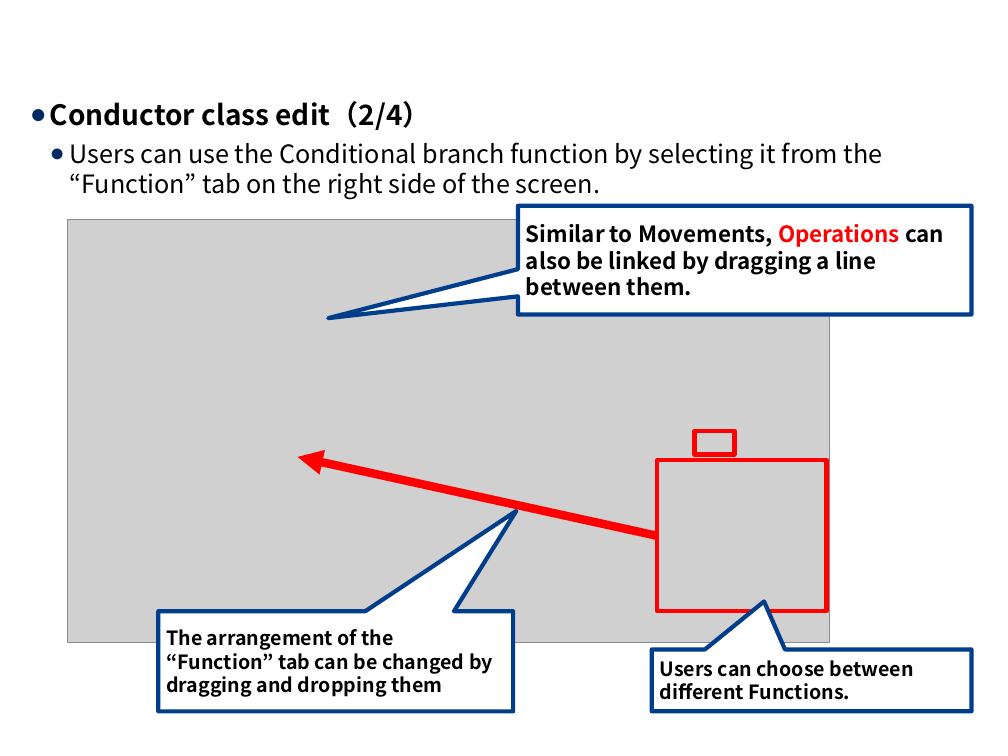
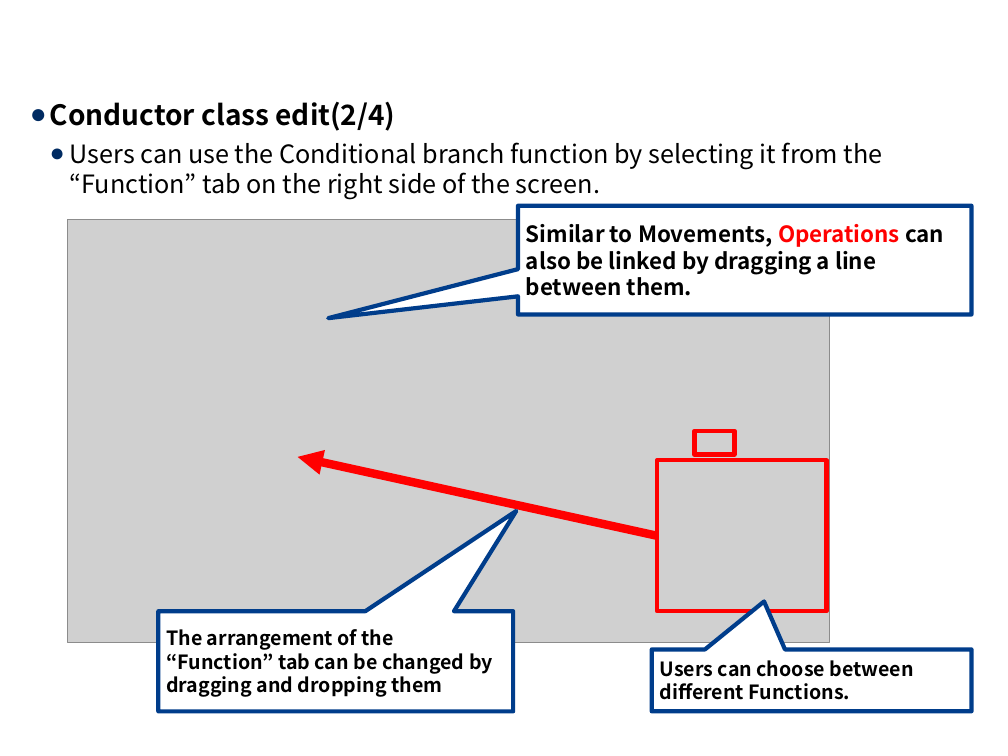
Before and after one commit to exastro-suite/it-automation-docs, a slide deck: slide 10 of asset/Learn/ITA-Conductor_en.pptx. Drawn at 1008x756 pixels with LibreOffice and Linux fonts; fonts in the diff are those of the drawing; grey boxes stand for pictures; background and template pictures are left out. Boxes give left, top, right and bottom in pixels: in the first picture for what was removed or moved away, otherwise in the second. Text is boxed around its words. In the diff, an @@ line names an element or a change of style, - is before the commit and + after.

```diff
--- a/asset/Learn/ITA-Conductor_en.pptx
+++ b/asset/Learn/ITA-Conductor_en.pptx
@@ text at <box>50,102,396,131</box>: text changed @@
-● Conductor class edit（2/4）
+● Conductor class edit(2/4)
```
Also in this commit, not shown: 17 other slides changed, 12 other files.
